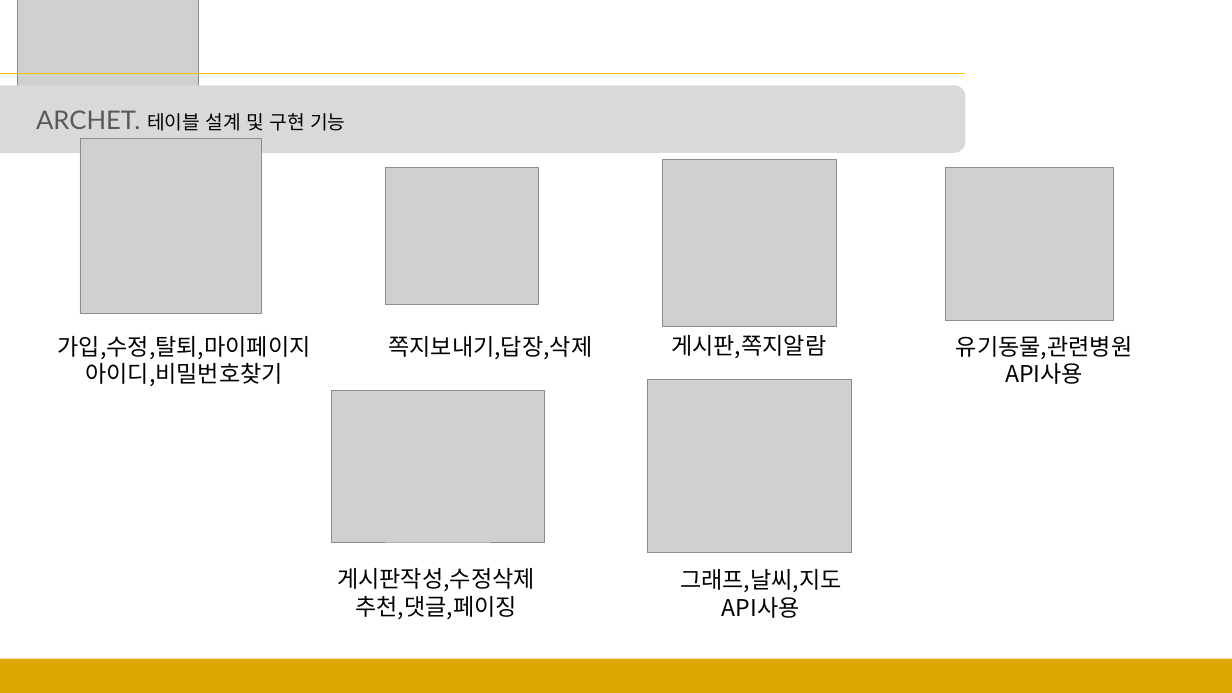
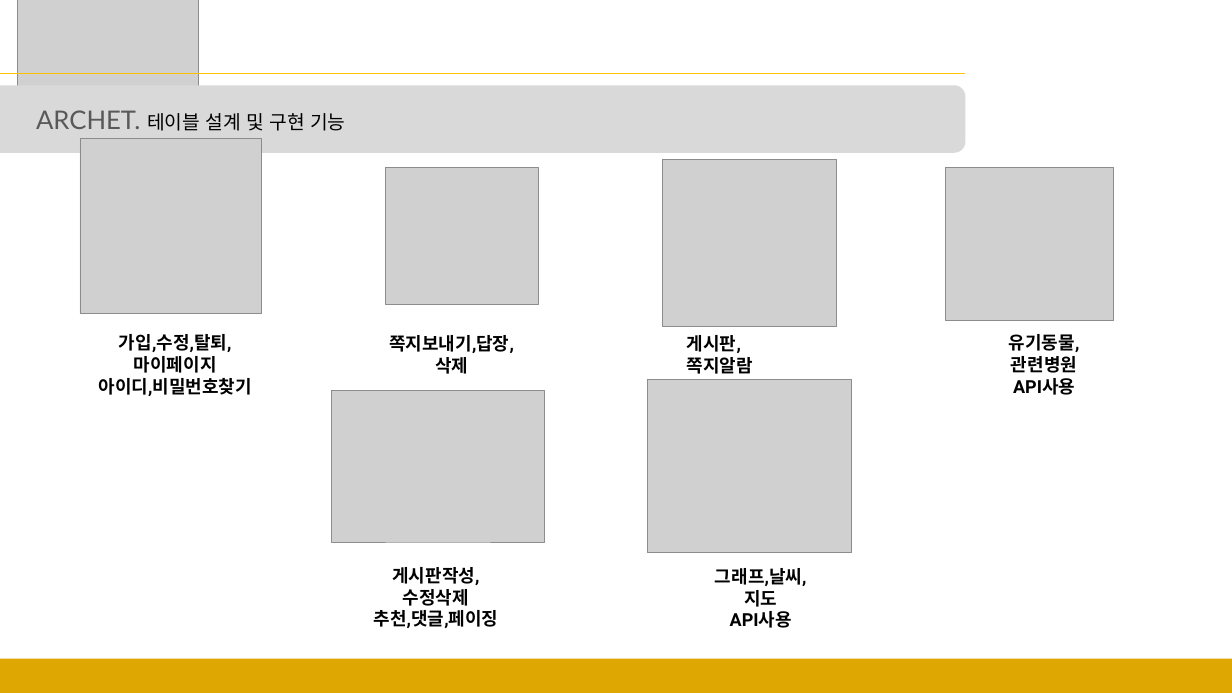
Before and after one commit to sgyoung96/Petmily, a slide deck: slide 10 of docs/발표ppt/발표.pptx. Drawn at 1232x693 pixels with LibreOffice and Linux fonts; fonts in the diff are those of the drawing; grey boxes stand for pictures. Boxes give left, top, right and bottom in pixels: in the first picture for what was removed or moved away, otherwise in the second. Text is boxed around its words. In the diff, an @@ line names an element or a change of style, - is before the commit and + after.

```diff
--- a/docs/발표ppt/발표.pptx
+++ b/docs/발표ppt/발표.pptx
@@ free "가입,수정,탈퇴,마이페이지": place and size @@
-free "가입,수정,탈퇴,마이페이지" at (36,327,332,392)
+free "가입,수정,탈퇴,마이페이지" at (70,327,280,408)
@@ size 18 to 14 pt, font Noto Sans CJK KR to Roboto, bold on in 6 elements at (969,327,1121,408), (690,561,831,641), (352,560,520,640), (678,328,814,372), (70,327,280,408), (365,328,538,372) @@
@@ free "쪽지보내기,답장,삭제": place and size @@
-free "쪽지보내기,답장,삭제" at (370,327,611,364)
+free "쪽지보내기,답장,삭제" at (365,328,538,372)
@@ free "게시판,쪽지알람": place and size @@
-free "게시판,쪽지알람" at (663,327,850,364)
+free "게시판,쪽지알람" at (678,328,814,372)
@@ free "유기동물,관련병원": place and size @@
-free "유기동물,관련병원" at (939,327,1150,392)
+free "유기동물,관련병원" at (969,327,1121,408)
@@ free "게시판작성,수정삭제": place and size @@
-free "게시판작성,수정삭제" at (319,560,553,625)
+free "게시판작성,수정삭제" at (352,560,520,640)
@@ free "그래프,날씨,지도": place and size @@
-free "그래프,날씨,지도" at (664,561,859,626)
+free "그래프,날씨,지도" at (690,561,831,641)
```
Also in this commit, not shown: 7 other slides changed, 2 other files.
